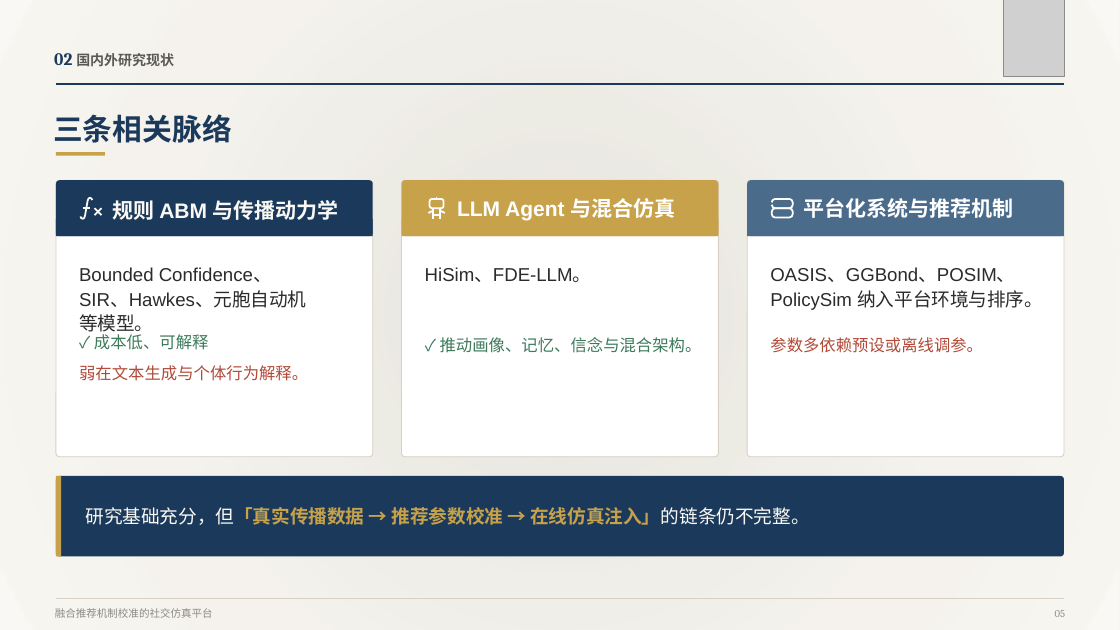
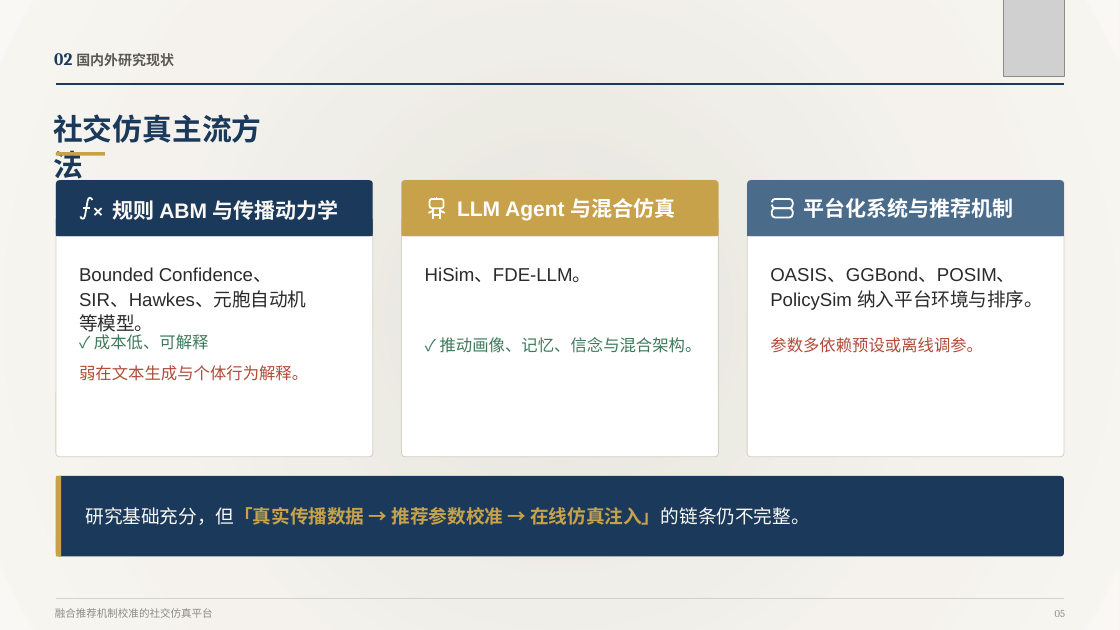
Before and after one commit to zhangyipeng623/moss_web, a slide deck: slide 5 of docs/paper/开题报告/张艺鹏-开题报告汇报PPT.pptx. Drawn at 1120x630 pixels with LibreOffice and Linux fonts; fonts in the diff are those of the drawing; grey boxes stand for pictures. Boxes give left, top, right and bottom in pixels: in the first picture for what was removed or moved away, otherwise in the second. Text is boxed around its words. In the diff, an @@ line names an element or a change of style, - is before the commit and + after.

Commit message:
docs: 更新开题报告相关文档（申请表、PPT、审核表）

```diff
--- a/docs/paper/开题报告/张艺鹏-开题报告汇报PPT.pptx
+++ b/docs/paper/开题报告/张艺鹏-开题报告汇报PPT.pptx
@@ text at box(53, 114, 262, 184): text changed @@
-三条相关脉络
+社交仿真主流方法
```
Also in this commit, not shown: 8 other slides changed, 4 other files.
